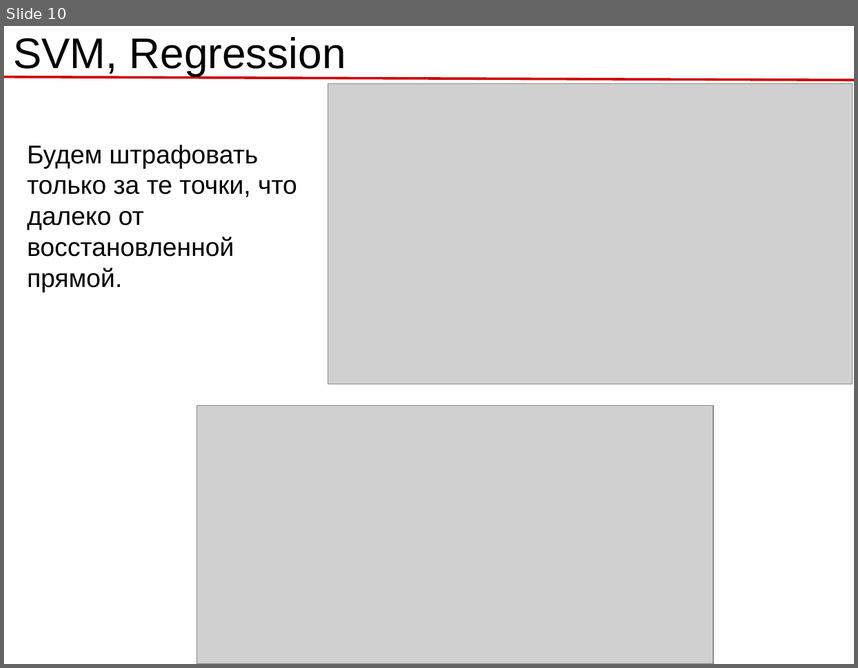
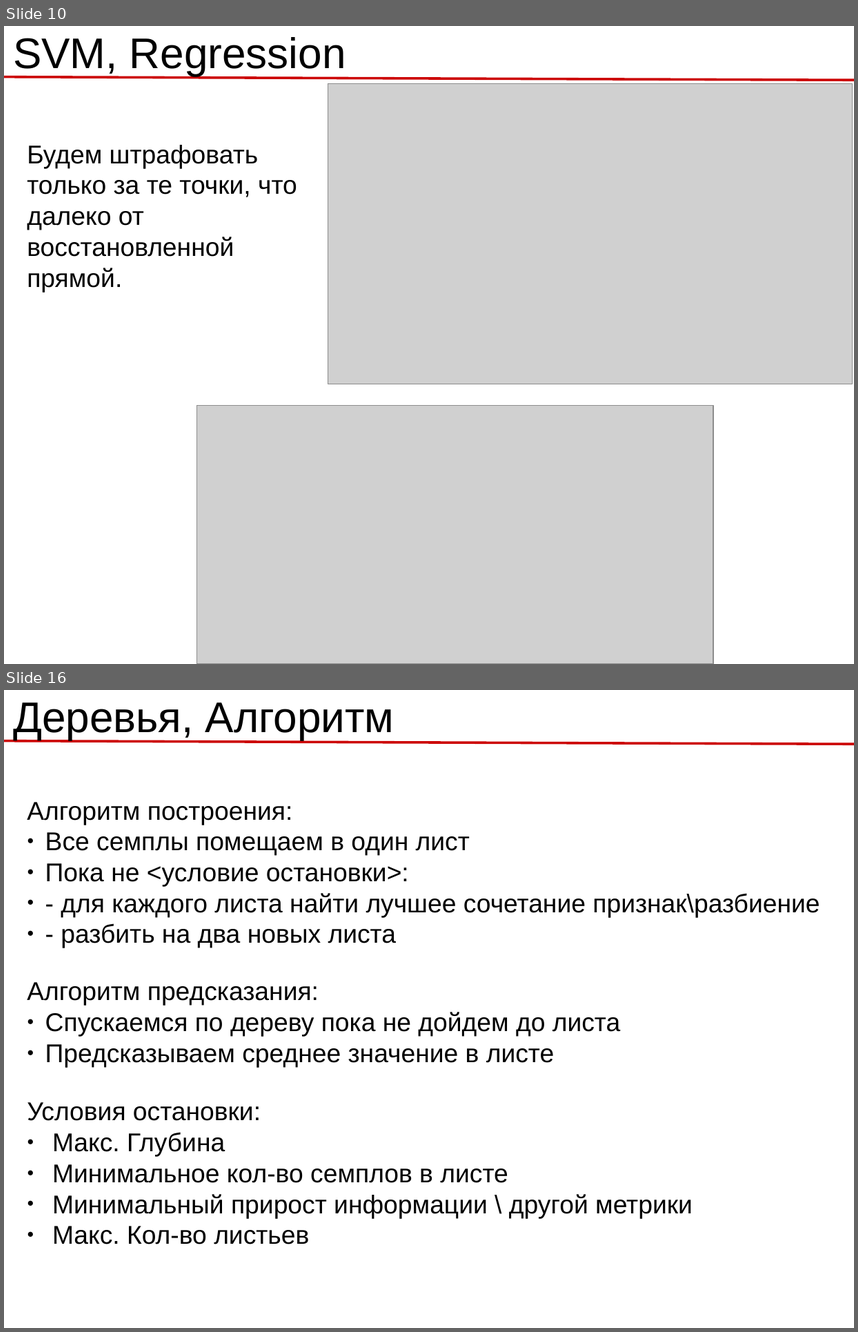
Before and after one commit to rykachevskiy/239, a slide deck: 4.Other_ml_models/4.1_Models.odp. Shown one above the other, each under a label of ours: slide 10 before the commit, slides 10 and 16 after it; the slides between them are not shown. The pictures are 858x668 and 858x1332 pixels, drawn with LibreOffice and Linux fonts; fonts in the diff are those of the drawing; grey boxes stand for pictures; background and template pictures are left out. Boxes give left, top, right and bottom in pixels: in the first picture for what was removed or moved away, otherwise in the second. Text is boxed around its words. In the diff, an @@ line names an element or a change of style, - is before the commit and + after.

```diff
--- a/4.Other_ml_models/4.1_Models.odp
+++ b/4.Other_ml_models/4.1_Models.odp
@@ slide 16 added at [4,690,854,1328], background #FFFFFF; not listed: 1 template element that a slide beside it also shows @@
@@ title added at [13,702,394,740], 40 pt, text #000000 @@
+Деревья, Алгоритм
@@ text added at [27,802,820,948], 24 pt, text #000000 @@
+Алгоритм построения:
+● Все семплы помещаем в один лист
+● Пока не <условие остановки>:
+● - для каждого листа найти лучшее сочетание признак\разбиение
+● - разбить на два новых листа
@@ text added at [27,982,620,1067], 24 pt, text #000000 @@
+Алгоритм предсказания:
+● Спускаемся по дереву пока не дойдем до листа
+● Предсказываем среднее значение в листе
@@ text added at [27,1102,693,1244], 24 pt, text #000000 @@
+Условия остановки:
+● Макс. Глубина
+● Минимальное кол-во семплов в листе
+● Минимальный прирост информации \ другой метрики
+● Макс. Кол-во листьев
```
Also in this commit, not shown: 1 slide changed, 13 other slides added, 1 slide removed, 9 other files.
